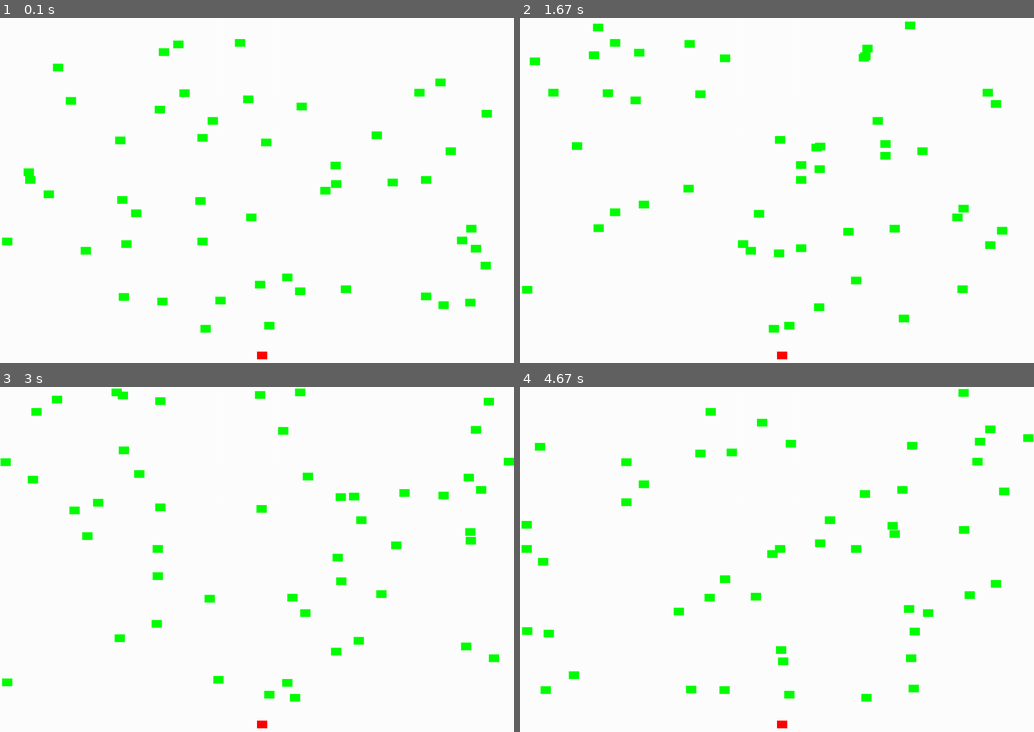
Above: before the commit, frames 1-4 (two rows, left to right).
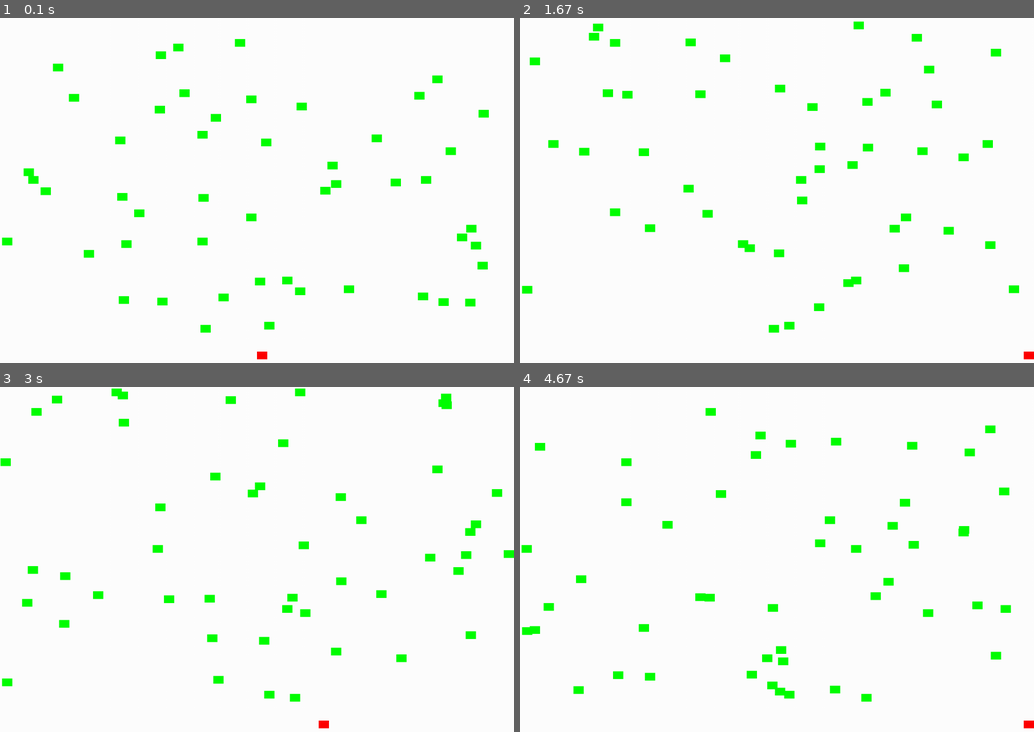
Above: after the commit, the same moments.

Repository: ZafarK638/zafark-python-classwork
Game: pygame game, started from programming/pygame practice/sprites/my_first_oop_game.py
Two runs of this game, one before a commit and one after it. Both use one fixed random seed, a clock stepped at 60 frames per second and the inputs below.
Inputs (mouse positions are in pixels of both pictures, inside the frame that each line leads up to):
- Up to frame 1 (0.1 s): no input
- Up to frame 2 (1.67 s): press the mouse at (756, 214) at 0.37 s; move the mouse to (848, 200) at 0.47 s; release the mouse at (941, 187) at 0.6 s; hold D 0.67-1.13 s; move the mouse to (777, 221) at 0.7 s; hold D 1.17-1.63 s
- Up to frame 3 (3 s): hold A 1.67-2.2 s; hold A 2.23-2.63 s; hold D from 2.67 s (still down)
- Up to frame 4 (4.67 s): release D at 3.3 s; hold A 3.33-3.8 s; hold D 3.83-4.3 s; hold D from 4.33 s (still down)

The runs differ from the first frame. In frame 1, 1.3% of the frame differs, in the area x 4-96%, y 6-85%; in frame 2, 2.7%; in frame 3, 2.9%; in frame 4, 2.9%, in the area x 0-100%, y 0-100%.

Commit message:
Update my_first_oop_game.py

Diff:
--- a/programming/pygame practice/sprites/my_first_oop_game.py
+++ b/programming/pygame practice/sprites/my_first_oop_game.py
@@ -11,7 +11,7 @@
 pygame.init()
 
 class Bullet(pygame.sprite.Sprite):
-    def __init__(self,colour,width,height):
+    def __init__(self, colour, width, height, start_pos, target_pos):
         # Call the parent class (Sprite) constructor
         super().__init__()
 
@@ -19,13 +19,20 @@
         self.image.fill(colour)
 
         self.rect = self.image.get_rect()
+        self.rect.x, self.rect.y = start_pos
+
+        # Calculate the direction vector
+        direction = (target_pos[0] - start_pos[0], target_pos[1] - start_pos[1])
+        length = math.hypot(*direction)
+        self.velocity = (direction[0] / length * 20, direction[1] / length * 20)
 
     def update(self):
-        #move the bullet
-        self.rect.y += -10
+        # Move the bullet
+        self.rect.x += self.velocity[0]
+        self.rect.y += self.velocity[1]
 
 class Block(pygame.sprite.Sprite):
-    def __init__(self,colour,width,height) -> None:
+    def __init__(self, colour, width, height) -> None:
         super().__init__()
         self.image = pygame.Surface([width, height])
         self.image.fill(colour)
@@ -60,26 +67,29 @@
 
     def update(self):
         # Get the current mouse position.
-        pos = width/2,height,2
+        pos = width/2, height/2
 
         # Fetch the x and y out of the list,
         # Set the player object to the mouse location
         self.rect.x = pos[0]
-        self.rect.y = height-50
+        self.rect.y = height - 50
 
 
 # Set the width and height of the screen [width, height]
 width = 1000
 height = 700
-size = (width,height)
+size = (width, height)
 screen = pygame.display.set_mode(size)
 
-pygame.display.set_caption("OOP practise")
-
-pos = width/2
+pygame.display.set_caption("OOP practice")
+
+pos = width / 2
 playerSpeed = 10
 move_right = False
 move_left = False
+fire_bullet = False
+last_bullet_time = 0
+bullet_delay = 250
 
 # Loop until the user clicks the close button.
 gameOver = False
@@ -95,14 +105,14 @@
 
     # Set a random location for the block
     block.rect.x = random.randrange(width)
-    block.rect.y = random.randrange(0,height-100)
-
-    block.change_x = random.randrange(-3, 4)
-    block.change_y = random.randrange(-3, 4)
+    block.rect.y = random.randrange(0, height - 100)
+
+    block.change_x = random.randrange(-4, 5)
+    block.change_y = random.randrange(-4, 5)
     block.left_boundary = 0
     block.top_boundary = 0
     block.right_boundary = width
-    block.bottom_boundary = height-100
+    block.bottom_boundary = height - 100
 
     # Add the block to the list of objects
     block_list.add(block)
@@ -124,24 +134,21 @@
         if event.type == pygame.QUIT:
             gameOver = True
 
+        if event.type == pygame.MOUSEBUTTONDOWN:
+            fire_bullet = True
+        if event.type == pygame.MOUSEBUTTONUP:
+            fire_bullet = False
+
         if event.type == pygame.KEYDOWN:
-            if event.key == pygame.K_SPACE:
-                #fire a bullet when button pressed
-                bullet = Bullet(BLACK,5,5)
-                #set bullet location
-                bullet.rect.x = player.rect.x
-                bullet.rect.y = player.rect.y
-                all_sprites_list.add(bullet)
-                bullet_list.add(bullet)
-            if event.key == pygame.K_RIGHT:
+            if event.key == pygame.K_d:
                 move_right = True
-            if event.key == pygame.K_LEFT:
+            if event.key == pygame.K_a:
                 move_left = True
 
         if event.type == pygame.KEYUP:
-            if event.key == pygame.K_RIGHT:
+            if event.key == pygame.K_d:
                 move_right = False
-            if event.key == pygame.K_LEFT:
+            if event.key == pygame.K_a:
                 move_left = False
 
     # Calculate mechanics for each bullet
@@ -157,8 +164,8 @@
             score += 1
             print(score)
 
-        # Remove the bullet if it flies up off the screen
-        if bullet.rect.y < -10:
+        # Remove the bullet if it flies off the screen
+        if bullet.rect.y < -10 or bullet.rect.y > height or bullet.rect.x < -10 or bullet.rect.x > width:
             bullet_list.remove(bullet)
             all_sprites_list.remove(bullet)
 
@@ -171,9 +178,24 @@
 
     if move_right:
         pos += playerSpeed
+        if pos > width - player.rect.width:
+            pos = width - player.rect.width
 
     if move_left:
         pos -= playerSpeed
+        if pos < 0:
+            pos = 0
+
+    if fire_bullet:
+        current_time = pygame.time.get_ticks()
+        if current_time - last_bullet_time > bullet_delay:
+            mouse_pos = pygame.mouse.get_pos()
+            # Fire a bullet when button pressed
+            bullet = Bullet(BLACK, 10, 10, (player.rect.x, player.rect.y), mouse_pos)
+            all_sprites_list.add(bullet)
+            bullet_list.add(bullet)
+            last_bullet_time = current_time
+
 
     # --- Screen-clearing code goes here
 
@@ -184,11 +206,11 @@
     # Fetch the x and y out of the list,
     # Set the player object to the mouse location
     player.rect.x = pos
-    player.rect.y = height-50
+    player.rect.y = height - 50
 
     blocks_hit_list = pygame.sprite.spritecollide(player, block_list, True)
     for block in blocks_hit_list:
-        score +=1
+        score += 1
         print(score)
 
     all_sprites_list.draw(screen)
